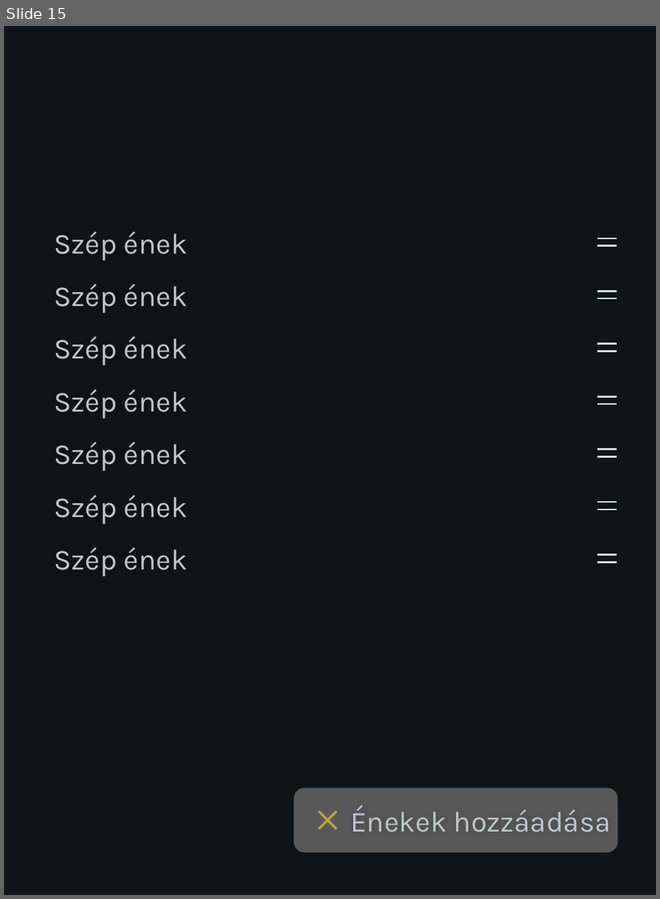
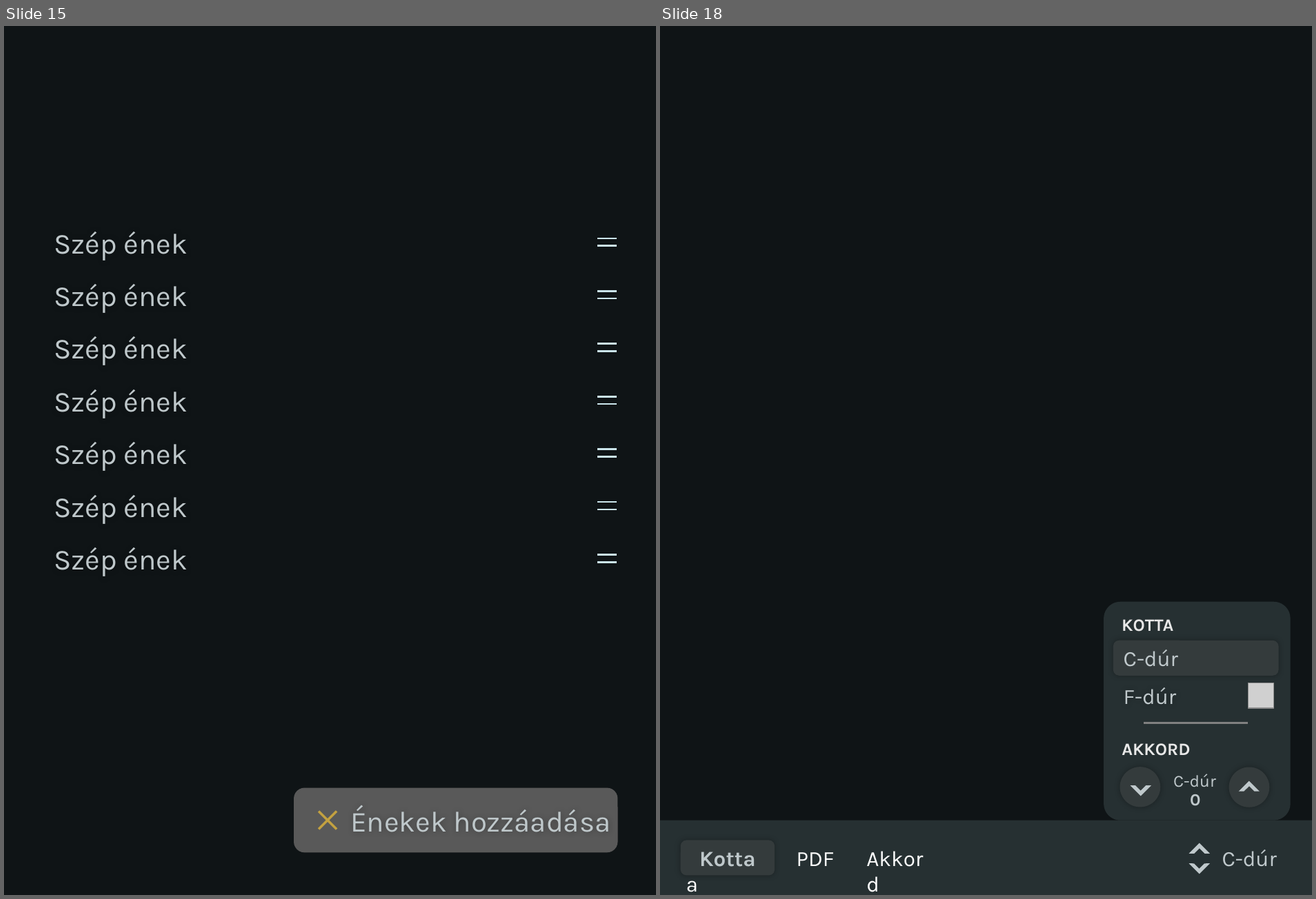
Before and after one commit to reformatus/lyric, a slide deck: Tervek/ui-terv.pptx. Shown side by side, each under a label of ours: slide 15 before the commit, slides 15 and 18 after it; the slides between them are not shown. The pictures are 660x899 and 1316x899 pixels, drawn with LibreOffice and Linux fonts; fonts in the diff are those of the drawing; grey boxes stand for pictures. Boxes give left, top, right and bottom in pixels: in the first picture for what was removed or moved away, otherwise in the second. Text is boxed around its words. In the diff, an @@ line names an element or a change of style, - is before the commit and + after.

```diff
--- a/Tervek/ui-terv.pptx
+++ b/Tervek/ui-terv.pptx
@@ slide 18 added at (660,26,1312,895), background #0F1416 @@
@@ rounded rectangle added at (1104,602,1291,822), fill #263032 @@
@@ text added at (1122,619,1173,632), 18 pt, text #E8E8E8, bold, small capitals @@
+kotta
@@ rounded rectangle added at (1113,641,1278,676), fill #343B3C, 18 pt, text #BFC8CB @@
+C-dúr
@@ rounded rectangle added at (1113,678,1278,714), 18 pt, text #BFC8CB @@
+F-dúr
@@ picture added at (1249,684,1274,708) @@
@@ line added from (1144, 724) to (1249, 724), #808080 1.5 pt @@
@@ text added at (1113,730,1209,765), 18 pt, text #E8E8E8, bold, small capitals @@
+akkord
@@ text added at (1122,744,1190,756), 18 pt, text #FFFFFF @@
+Akkord
@@ rounded rectangle added at (1120,768,1161,808), fill #343B3C @@
@@ rounded rectangle added at (1229,768,1269,808), fill #343B3C @@
@@ half frame added at (1130,775,1151,796), fill #BFC8CB @@
@@ text added at (1173,774,1216,787), 14 pt, text #BFC8CB @@
+C-dúr
@@ half frame added at (1239,781,1260,802), fill #BFC8CB @@
@@ text added at (1190,795,1200,806), 14 pt, text #BFC8CB, bold @@
+0
@@ rectangle added at (660,821,1312,895), fill #263032 @@
@@ rounded rectangle added at (681,841,775,876), fill #343B3C, 18 pt, text #BFC8CB, bold @@
+Kotta
@@ text added at (699,852,756,867), 18 pt, text #FFFFFF @@
+Kotta
@@ text added at (797,853,835,866), 18 pt, text #FFFFFF @@
+PDF
@@ half frame added at (1189,844,1210,864), fill #BFC8CB @@
@@ half frame added at (1189,853,1210,874), fill #BFC8CB @@
@@ text added at (1222,850,1277,867), 18 pt, text #BFC8CB @@
+C-dúr
```
Also in this commit, not shown: 5 other slides added.
